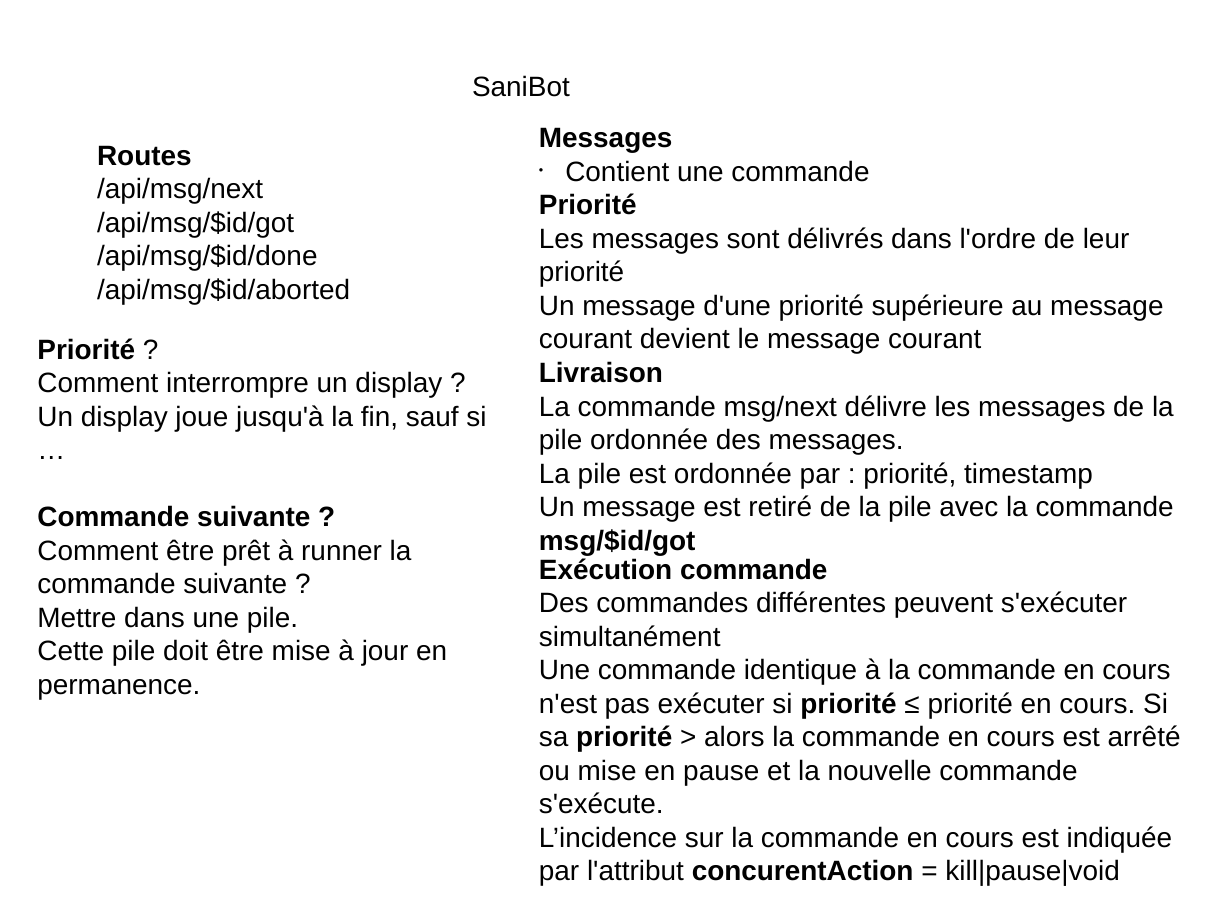
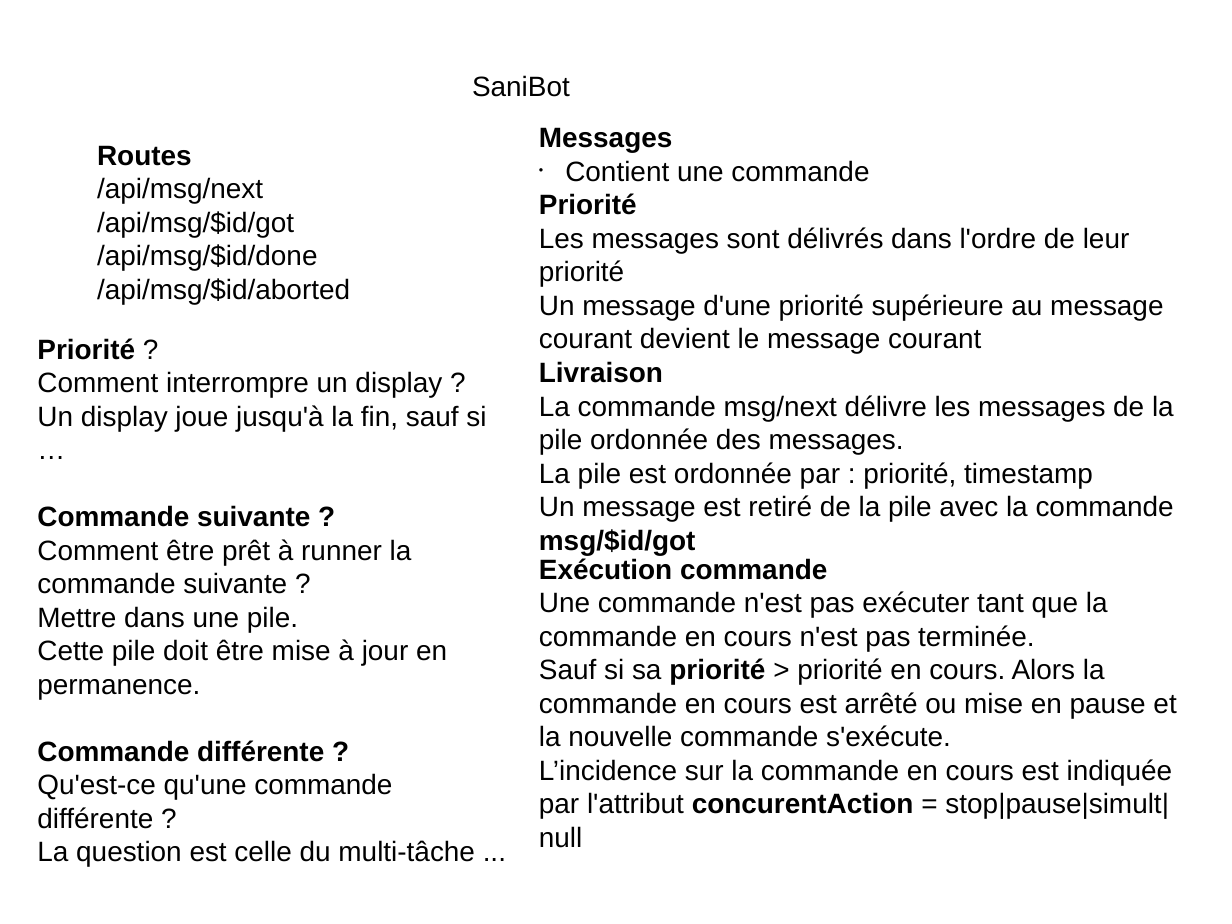
Before and after one commit to TheCitizenCrew/BotQ, a slide deck: slide 1 of docs/SFG.odp. Drawn at 1232x924 pixels with LibreOffice and Linux fonts; fonts in the diff are those of the drawing. Boxes give left, top, right and bottom in pixels: in the first picture for what was removed or moved away, otherwise in the second. Text is boxed around its words. In the diff, an @@ line names an element or a change of style, - is before the commit and + after.

```diff
--- a/docs/SFG.odp
+++ b/docs/SFG.odp
@@ text at (539,591,1176,848): text changed @@
-Des commandes différentes peuvent s'exécuter simultanément
-Une commande identique à la commande en cours n'est pas exécuter si priorité ≤ priorité en cours. Si sa priorité > alors la commande en cours est arrêté ou mise en pause et la nouvelle commande s'exécute.
-L’incidence sur la commande en cours est indiquée par l'attribut concurentAction = kill|pause|void
+Une commande n'est pas exécuter tant que la commande en cours n'est pas terminée.
+Sauf si sa priorité > priorité en cours. Alors la commande en cours est arrêté ou mise en pause et la nouvelle commande s'exécute.
+L’incidence sur la commande en cours est indiquée par l'attribut concurentAction = stop|pause|simult|null
@@ text at (37,740,475,867): paragraphs added @@
+Commande différente ?
+Qu'est-ce qu'une commande différente ?
+La question est celle du multi-tâche ...
```
Also in this commit, not shown: 9 other files.
